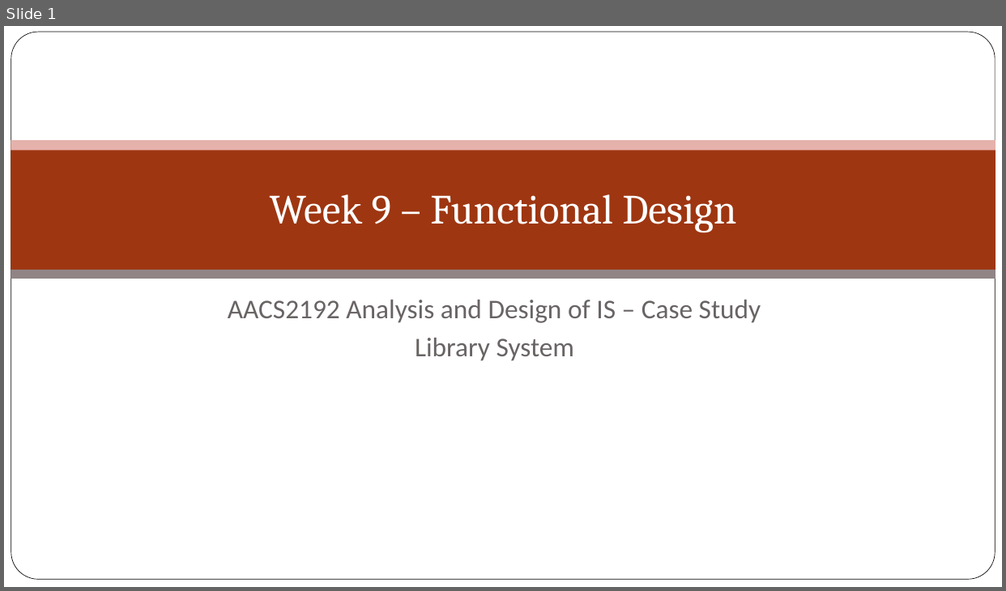
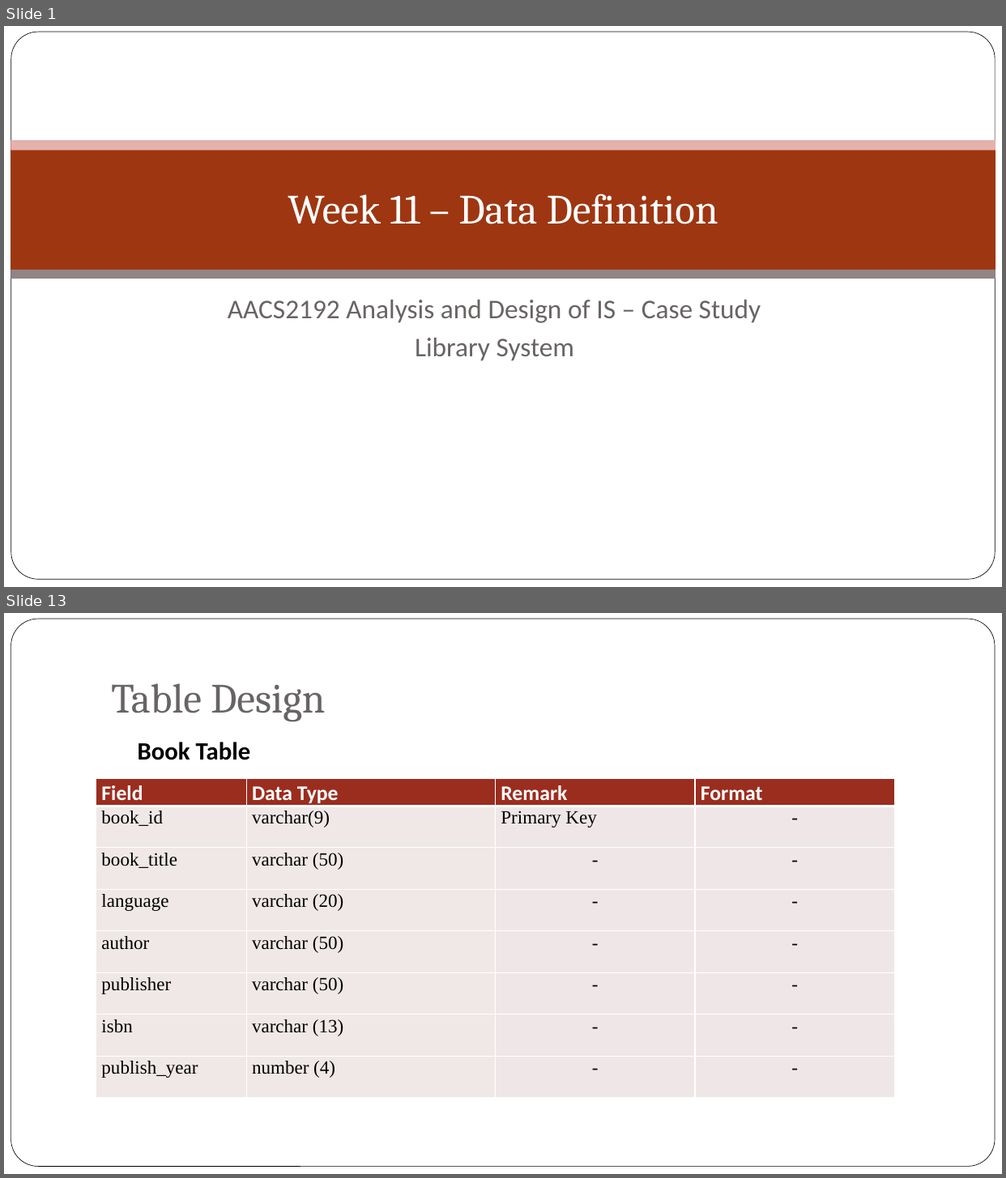
Before and after one commit to jyu1129/Library-System-IS-assignment, a slide deck: Week 9/Week 9 – Functional Design.pptx. Shown one above the other, each under a label of ours: slide 1 before the commit, slides 1 and 13 after it; the slides between them are not shown. The pictures are 1006x591 and 1006x1178 pixels, drawn with LibreOffice and Linux fonts; fonts in the diff are those of the drawing; background and template pictures are left out. Boxes give left, top, right and bottom in pixels: in the first picture for what was removed or moved away, otherwise in the second. Text is boxed around its words. In the diff, an @@ line names an element or a change of style, - is before the commit and + after.

Commit message:
updated week 11 and powerpoint

```diff
--- a/Week 9/Week 9 – Functional Design.pptx
+++ b/Week 9/Week 9 – Functional Design.pptx
@@ slide 13 added at (4, 613, 1002, 1174), background picture (left out) @@
@@ rounded rectangle added at (10, 619, 995, 1167), fill #FFFFFF, outline #000000 0.5 pt @@
@@ title added at (111, 683, 325, 722), 40 pt, text #696464 @@
+Table Design
@@ text added at (138, 742, 251, 760), 24 pt, text #000000, bold @@
+  Book Table
@@ table added at (96, 778, 896, 1096), 8 rows, 4 columns @@
+Field | Data Type | Remark | Format
+book_id | varchar(9) | Primary Key | -
+book_title | varchar (50) | - | -
+language | varchar (20) | - | -
+author | varchar (50) | - | -
+publisher | varchar (50) | - | -
+isbn | varchar (13) | - | -
+publish_year | number (4) | - | -
@@ slide 1 changed as well @@
@@ title at (288, 194, 718, 224): text changed @@
-Week 9 – Functional Design
+Week 11 – Data Definition
```
Also in this commit, not shown: 1 other slide changed, 27 other slides added, 9 slides removed, 2 other files.
